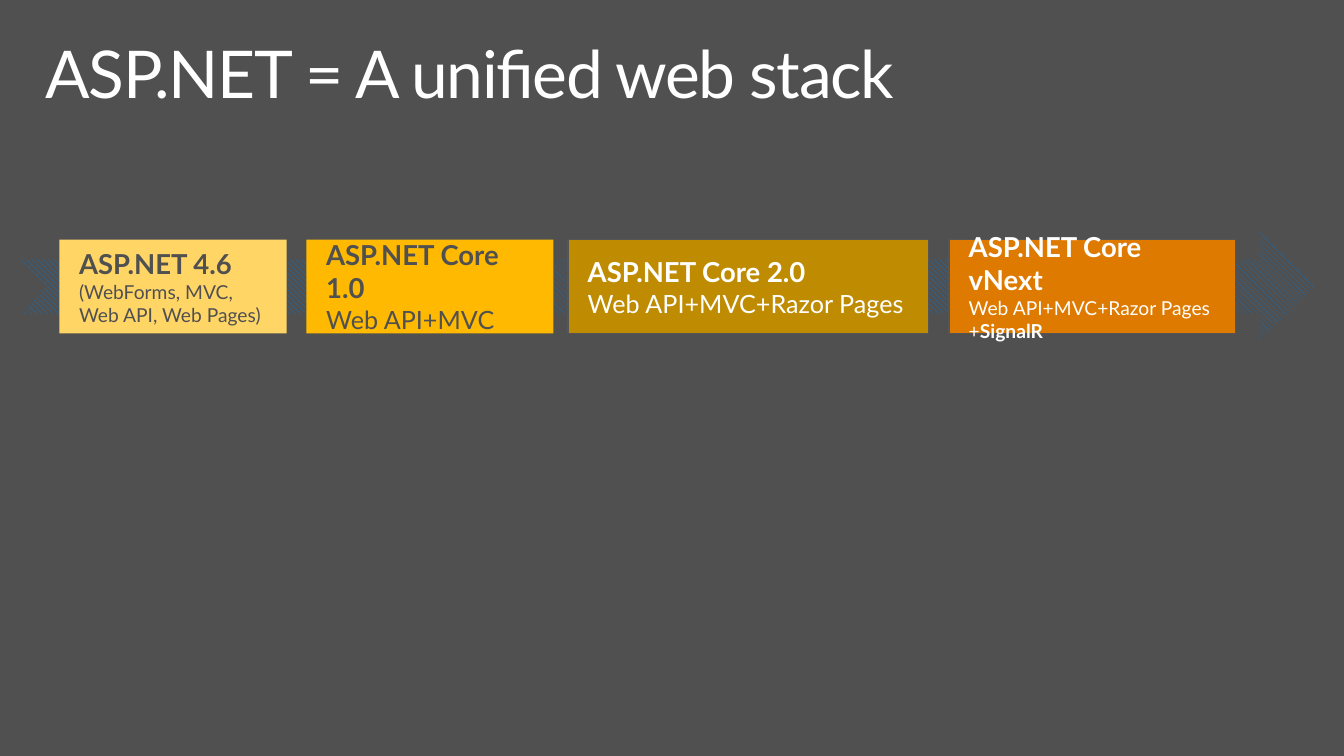
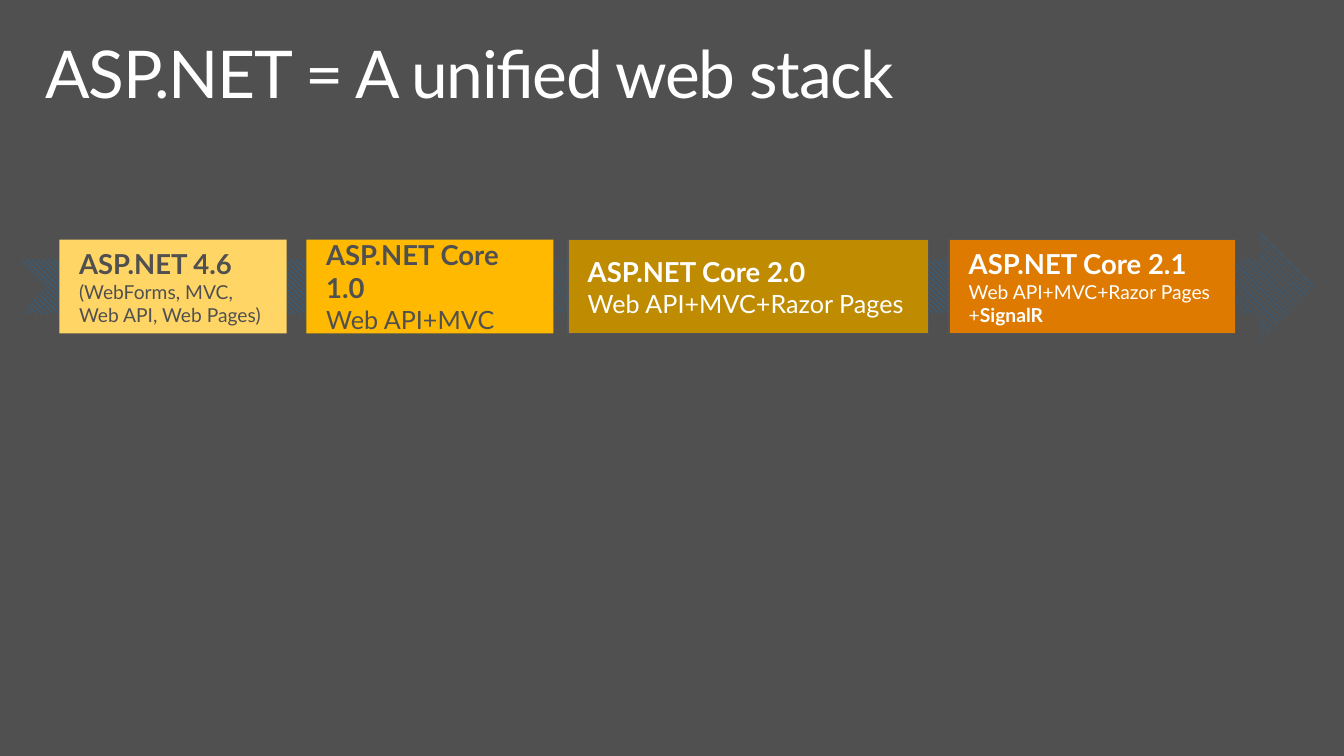
Before and after one commit to spboyer/angular-aspnetcore-workshop, a slide deck: slide 9 of docs/2-ASP.NET-Core-and-Web-API/aspnetcore.pptx. Drawn at 1344x756 pixels with LibreOffice and Linux fonts; fonts in the diff are those of the drawing; background and template pictures are left out. Boxes give left, top, right and bottom in pixels: in the first picture for what was removed or moved away, otherwise in the second. Text is boxed around its words. In the diff, an @@ line names an element or a change of style, - is before the commit and + after.

```diff
--- a/docs/2-ASP.NET-Core-and-Web-API/aspnetcore.pptx
+++ b/docs/2-ASP.NET-Core-and-Web-API/aspnetcore.pptx
@@ text in rectangle at [969,254,1210,326]: text changed; bold off @@
-ASP.NET Core vNext
-Web API+MVC+Razor Pages
-+SignalR
+ASP.NET Core 2.1
+Web API+MVC+Razor Pages
++SignalR
```
Also in this commit, not shown: 1 other slide changed, 1 other file.
